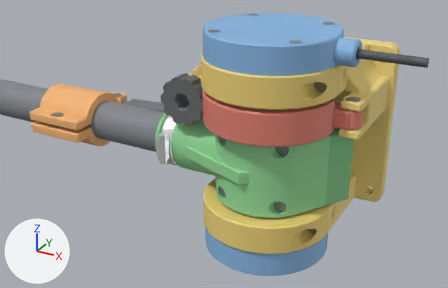
Renders of the glTF model Base/renders/MkIII_Rev3_Assembly.glb from each side of a commit.
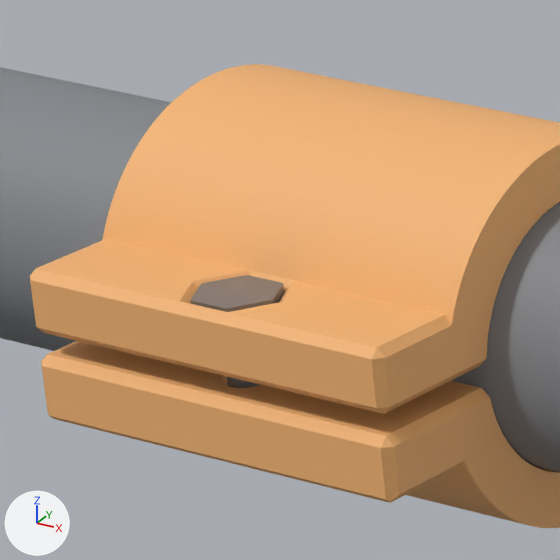
There are two pictures of each version: one whole from a 50 mm lens placed at (132.2, -293.1, 139.1), pointed at (-36.3, 13.5, -14.1), one close up on the part from 6% to 23% of the width and 26% to 52% of the height. The axes (+X, +Y, +Z) are drawn at lower left. The lights are the same throughout. The first two pictures are the older version.

Objects in the first close-up: 'carbon_tube', 'strut_collar', 'strut_pins'.
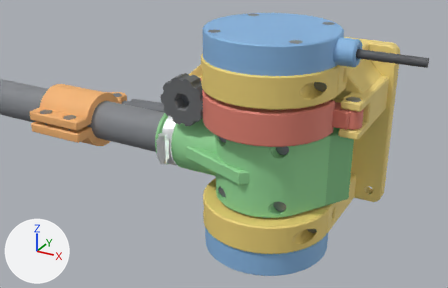
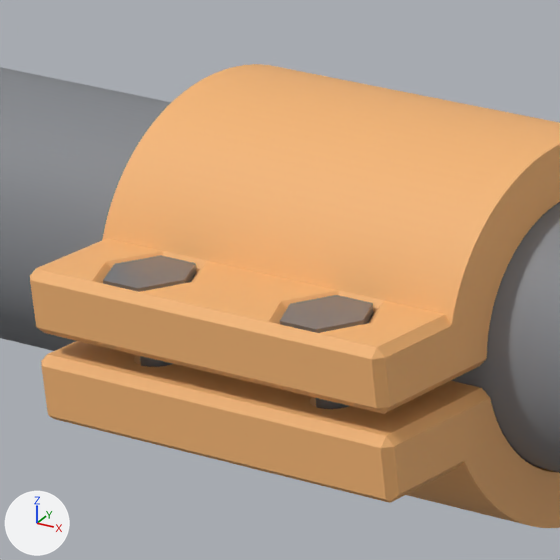
Where the change shows, as pixel boxes (x1, y1, x2, y2) in the close-ups (560 x 560 px; the box of a moved part takes in the faces that stretch with it):
```json
{"part": 1, "of": "me_strut_collar", "change": "moved or reshaped", "before": [36, 238, 480, 436], "after": [36, 238, 480, 436]}
{"part": 2, "of": "me_strut_pins", "change": "moved or reshaped", "before": [190, 275, 284, 388], "after": [280, 295, 374, 409]}
{"part": 3, "of": "me_strut_pins", "change": "added", "after": [103, 255, 197, 367]}
```

The change, as JSON lines over the scene's bpy script:
```json
{"block": "me_strut_collar", "where": "# used by ob_strut_collar; location = (0.0, 0.0, 0.0)"}
{"op": "remove", "block": "me_strut_collar", "code": "me_strut_collar.from_pydata(...)  # 2601 vertices, 5214 faces; spans x -158.0..-118.0, y -25.6..33.5, z -26.6..8.6"}
{"op": "add", "block": "me_strut_collar", "code": "me_strut_collar.from_pydata(...)  # 3416 vertices, 6852 faces; spans x -158.0..-118.0, y -25.6..33.5, z -26.6..8.6"}
{"block": "me_strut_collar", "change": "me_strut_collar part 1: 665 vertices moved from x -143.1..-133.7, y -25.0..-16.2, z -16.0..-2.0 to x -153.1..-123.7, y -25.0..-16.2, z -16.0..-2.0; 150 vertices removed from x -142.3..-132.9, y -24.8..-16.2, z -16.0..-2.0; 965 vertices added at x -152.3..-122.9, y -25.0..-16.2, z -16.0..-2.0"}
{"block": "me_strut_pins", "where": "# used by ob_strut_pins; location = (0.0, 0.0, 0.0)"}
{"op": "remove", "block": "me_strut_pins", "code": "me_strut_pins.from_pydata(...)  # 2193 vertices, 4374 faces; spans x -142.1..-7.9, y -24.8..44.7, z -17.7..-1.2"}
{"op": "add", "block": "me_strut_pins", "code": "me_strut_pins.from_pydata(...)  # 2784 vertices, 5552 faces; spans x -152.1..-7.9, y -24.8..44.7, z -17.7..-1.2"}
{"block": "me_strut_pins", "change": "me_strut_pins part 2: the loose piece of 591 vertices spanning x -142.1..-133.9, y -24.8..-16.5, z -14.0..-2.0 is moved by (10.0, 0.0, 0.0)"}
{"block": "me_strut_pins", "change": "me_strut_pins part 3: the loose piece of 591 vertices spanning x -142.1..-133.9, y -24.8..-16.5, z -14.0..-2.0 is copied, and the copy is moved by (-10.0, 0.0, 0.0); it spans x -152.1..-143.9, y -24.8..-16.5, z -14.0..-2.0"}
```
